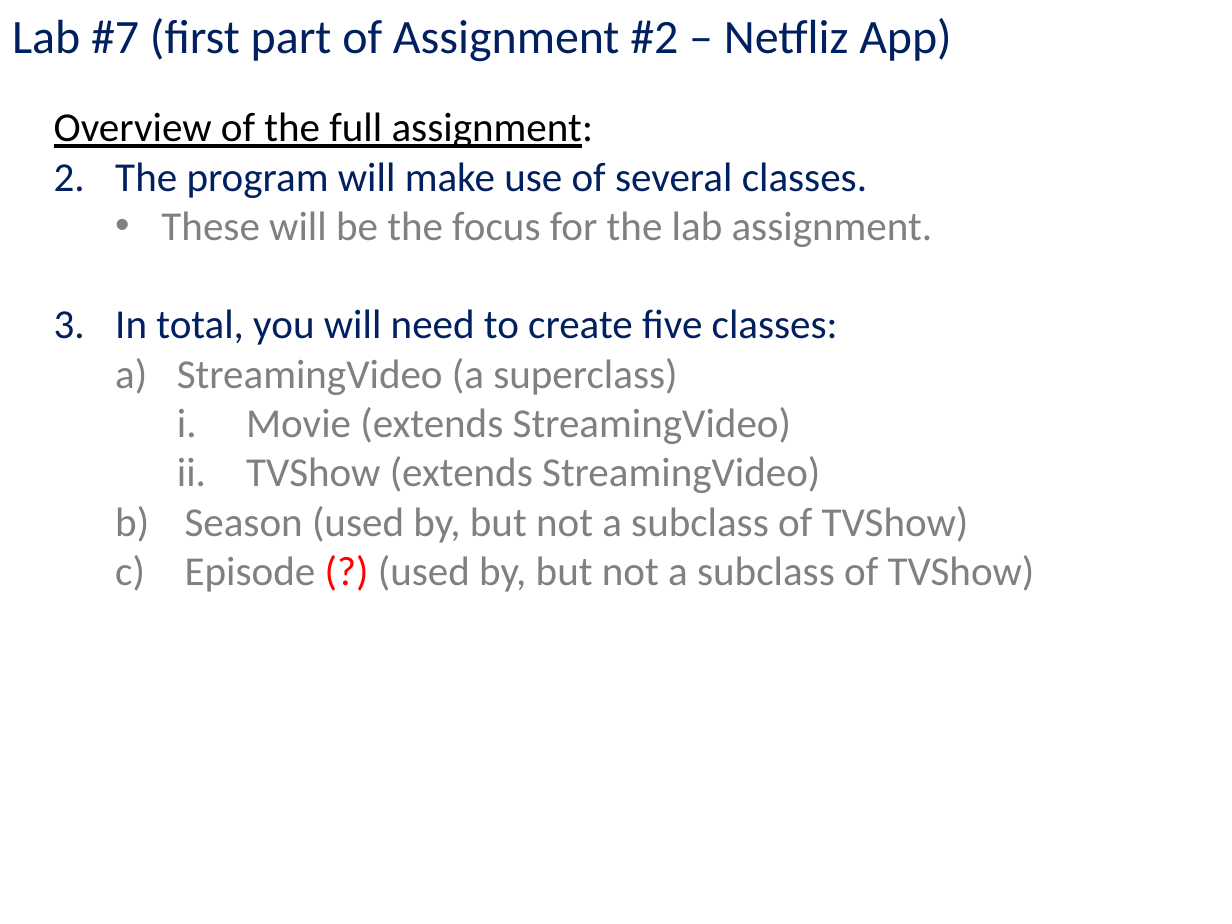
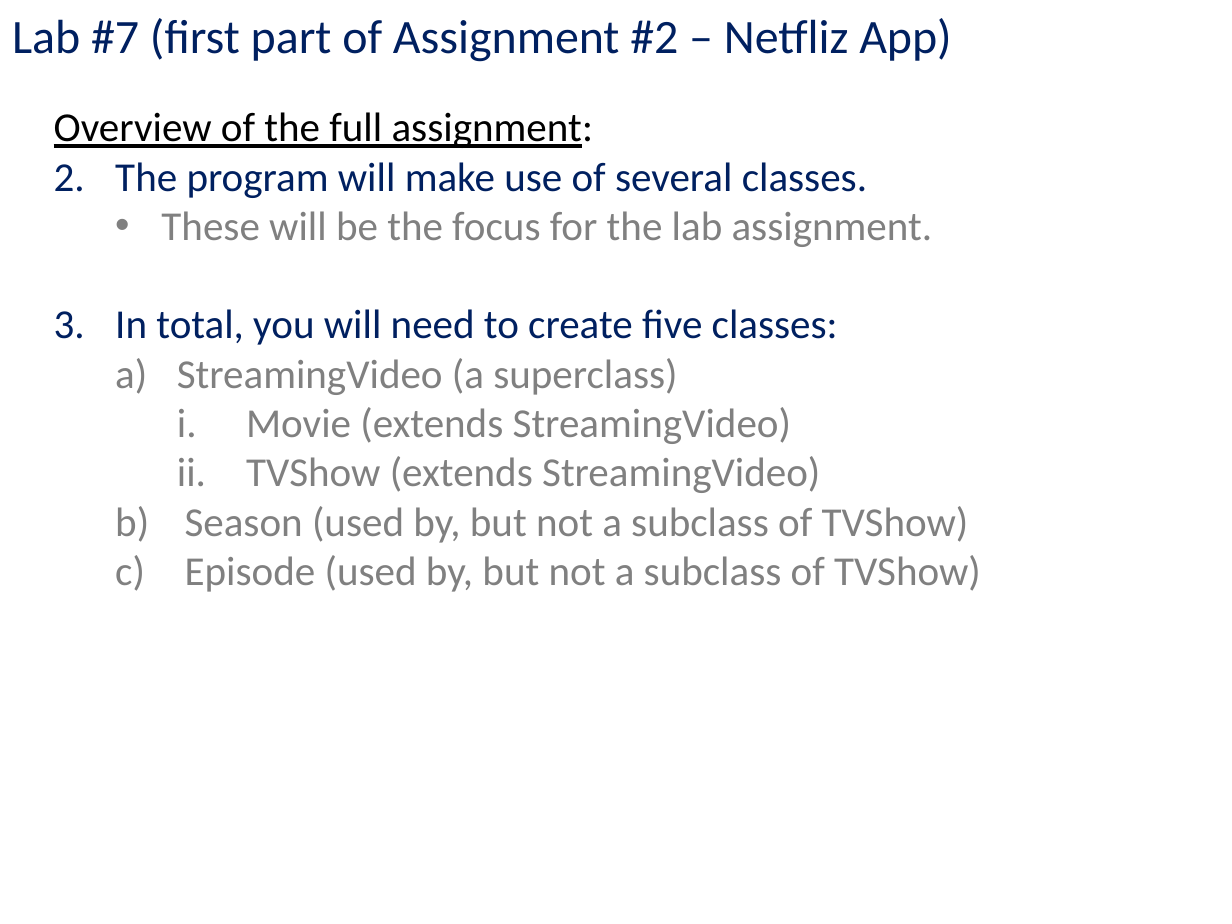
Before and after one commit to kc13/CS401PF, a slide deck: slide 3 of cs401_3_2_20.pptx. Drawn at 1232x924 pixels with LibreOffice and Linux fonts; fonts in the diff are those of the drawing. Boxes give left, top, right and bottom in pixels: in the first picture for what was removed or moved away, otherwise in the second. Text is boxed around its words. In the diff, an @@ line names an element or a change of style, - is before the commit and + after.

Commit message:
Lab 3/2/20 slides: made a few edits

```diff
--- a/cs401_3_2_20.pptx
+++ b/cs401_3_2_20.pptx
@@ text at [185,555,981,592]: text changed @@
-    c) Episode (?) (used by, but not a subclass of TVShow)
+    c) Episode (used by, but not a subclass of TVShow)
```
Also in this commit, not shown: 1 other slide changed, 2 slides removed.
